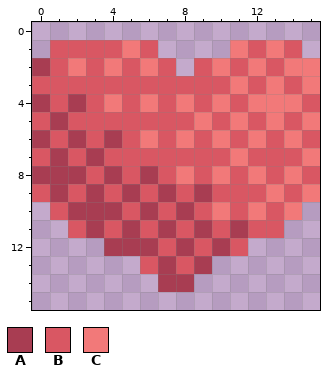
Pixel-art sprite -- Project/chicken/mate_tag.png. The first picture shows the starting point.
The file is 16x16 pixels.
Palette (. is transparent): A #a83d52  B #d95763  C #f27979
Pixels before, first column x 0:
 1 .BBBBCB....CBCB.
 2 ABCBCBCB.BCBCBCC
 3 BBBBBBBBBBBCBCBC
 4 ABABCBCBCBCBCCCB
 5 BABBBBBBBCBCBCBC
 6 ABABABCBCBCBCBCB
 7 BABABBBBBBBCBBBC
 8 AAABABABCBCBCBCB
 9 BABABABABABBBCBC
10 .BAAABABABCBCBC.
11 ..BABABABABABB..
12 ....AAABABAB....
13 ......BABA......
14 .......AA.......
After:
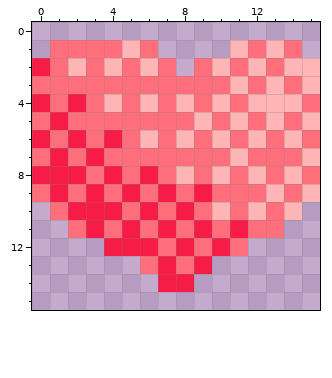
Changes in this commit:
colour A: #a83d52 -> #f71c47
colour B: #d95763 -> #ff6e7b
colour C: #f27979 -> #ffb5b5
Pixel boxes of the changes (left, top, right, bottom) in both pictures:
changed: (32, 40, 320, 292)
